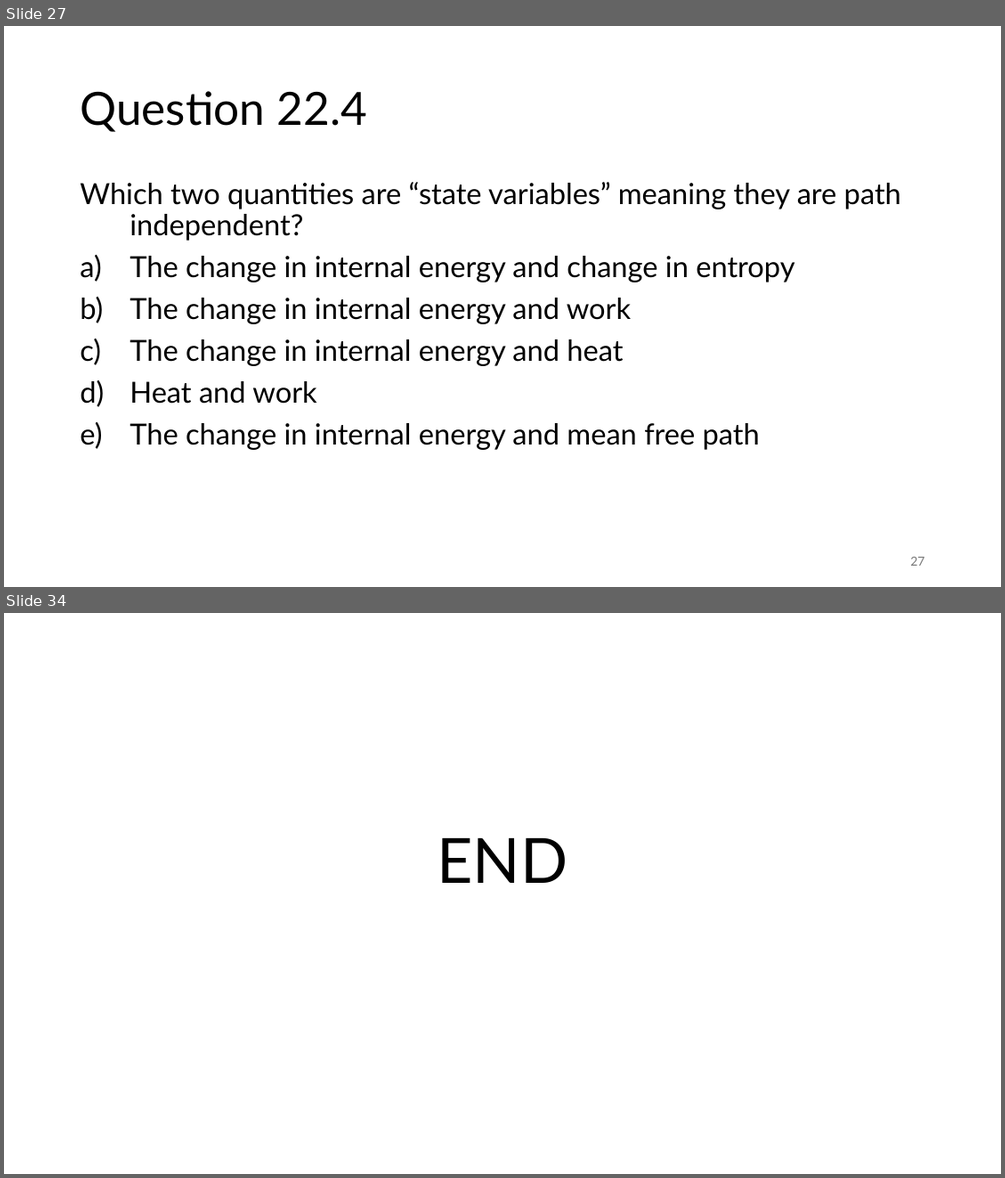
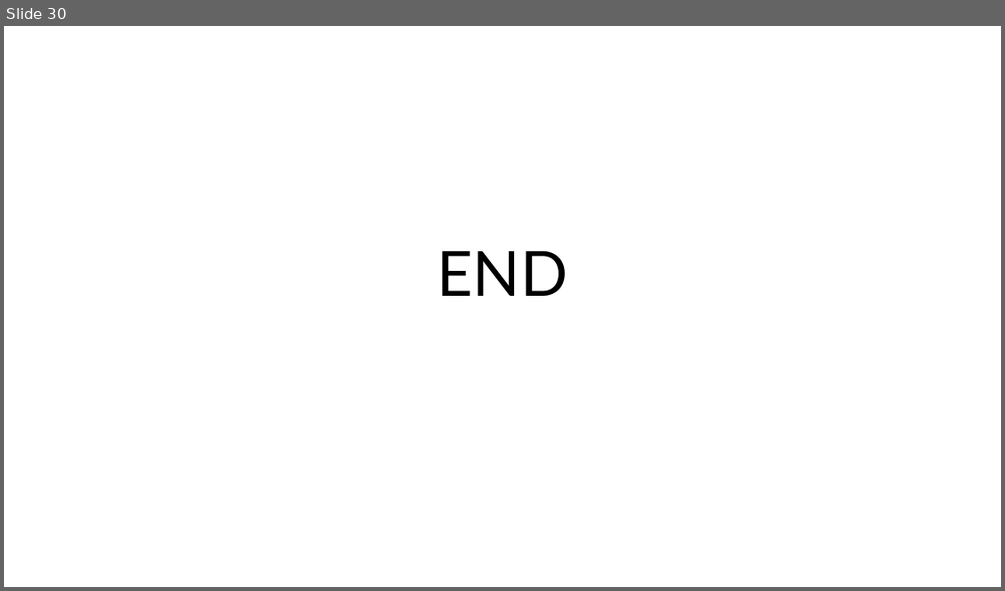
Before and after one commit to rtlines/Introductory-Physics-II, a slide deck: Lecture_Slides/PH 123 Lecture 39.pptx. Shown one above the other, each under a label of ours: slides 27 and 34 before the commit, slide 30 after it; the slides between them are not shown. The pictures are 1005x1178 and 1005x591 pixels, drawn with LibreOffice and Linux fonts; fonts in the diff are those of the drawing. Boxes give left, top, right and bottom in pixels: in the first picture for what was removed or moved away, otherwise in the second. Text is boxed around its words. In the diff, an @@ line names an element or a change of style, - is before the commit and + after.

```diff
--- a/Lecture_Slides/PH 123 Lecture 39.pptx
+++ b/Lecture_Slides/PH 123 Lecture 39.pptx
@@ slide 27 removed at (4,26,1001,587), background #FFFFFF @@
@@ title removed at (80,91,367,132) @@
-Question 22.4
@@ text removed at (80,182,901,450) @@
-Which two quantities are “state variables” meaning they are path independent?
-a) The change in internal energy and change in entropy
-b) The change in internal energy and work
-c) The change in internal energy and heat
-d) Heat and work
-e) The change in internal energy and mean free path
@@ page number removed at (910,556,924,565) @@
-27
@@ what was slide 34 is now slide 30 @@
```
Also in this commit, not shown: 1 slide changed, 33 slides added, 31 other slides removed, 35 other files.
